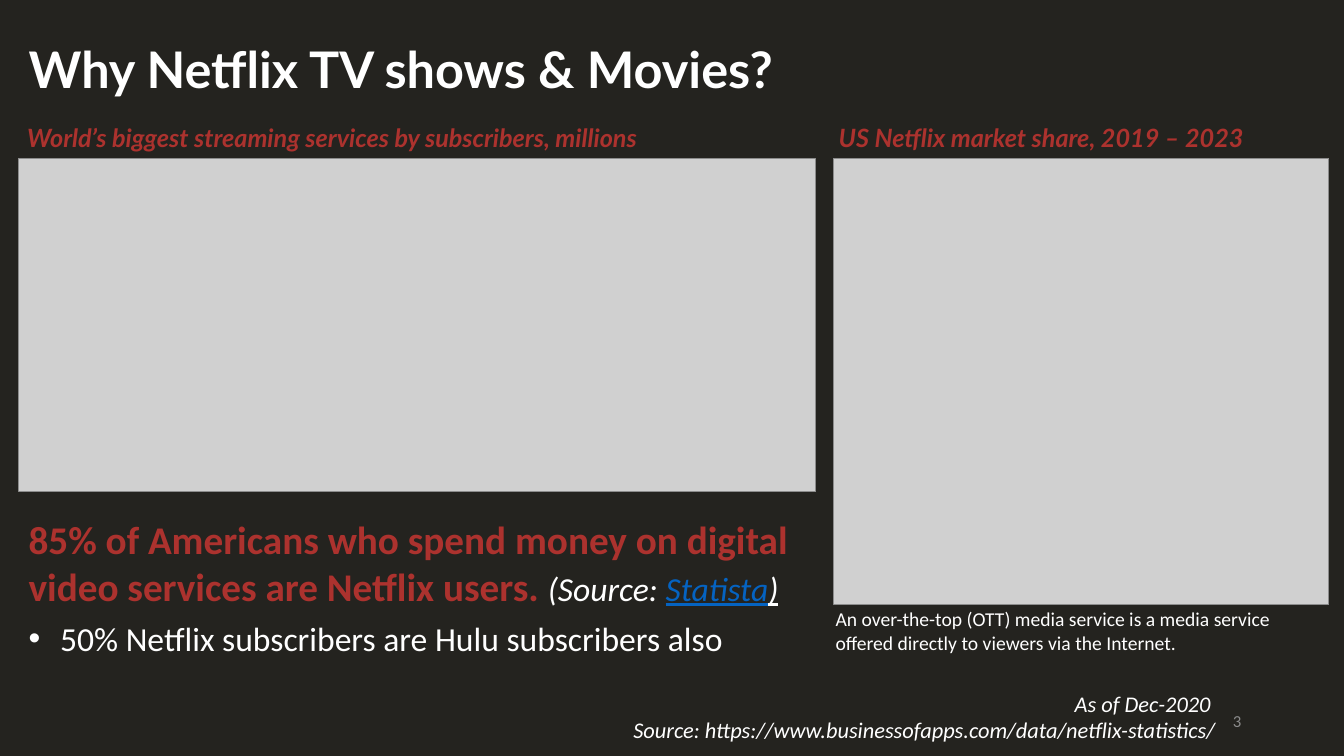
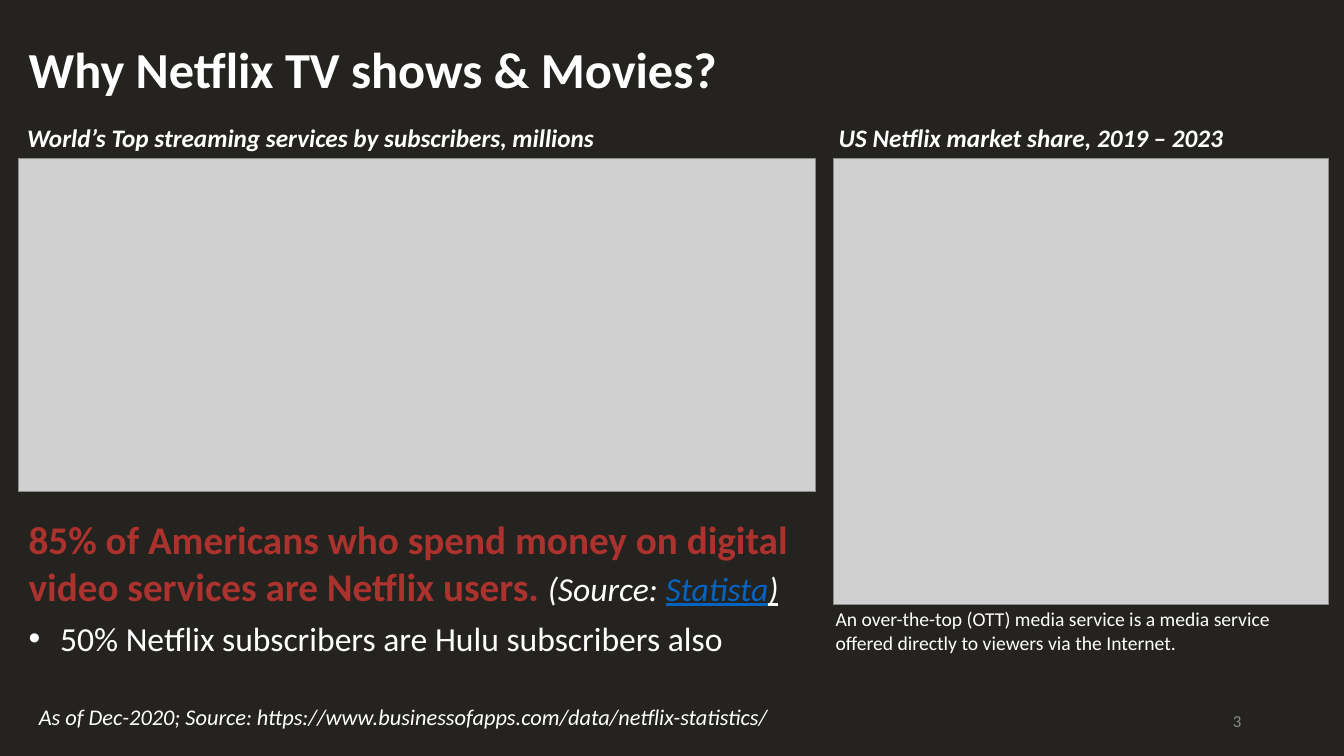
Before and after one commit to HaifaNajdawi/The_big_chill, a slide deck: slide 3 of Final_Report_Out_Presentation.pptx. Drawn at 1344x756 pixels with LibreOffice and Linux fonts; fonts in the diff are those of the drawing; grey boxes stand for pictures. Boxes give left, top, right and bottom in pixels: in the first picture for what was removed or moved away, otherwise in the second. Text is boxed around its words. In the diff, an @@ line names an element or a change of style, - is before the commit and + after.

```diff
--- a/Final_Report_Out_Presentation.pptx
+++ b/Final_Report_Out_Presentation.pptx
@@ text "Why Netflix TV shows & ..." at <box>29,52,717,96</box>: font Lato to Calibri @@
@@ text "US Netflix market share, 2019 ..." at <box>839,129,1223,150</box>: font Lato to Calibri, text colour #AC322E to #FFFFFF @@
@@ text at <box>27,129,593,152</box>: text changed; font Lato to Calibri; text colour #AC322E to #FFFFFF @@
-World’s biggest streaming services by subscribers, millions
+World’s Top streaming services by subscribers, millions
@@ text at <box>39,709,767,729</box>: text changed @@
-As of Dec-2020
-Source: https://www.businessofapps.com/data/netflix-statistics/
+As of Dec-2020; Source: https://www.businessofapps.com/data/netflix-statistics/
```
Also in this commit, not shown: 10 other slides changed, 4 slides added, 1 slide removed.
